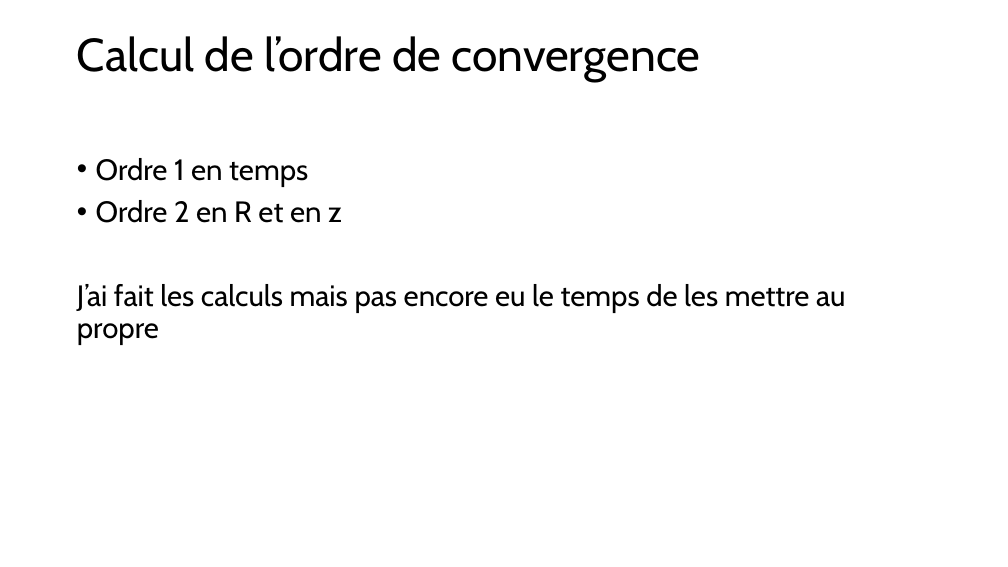
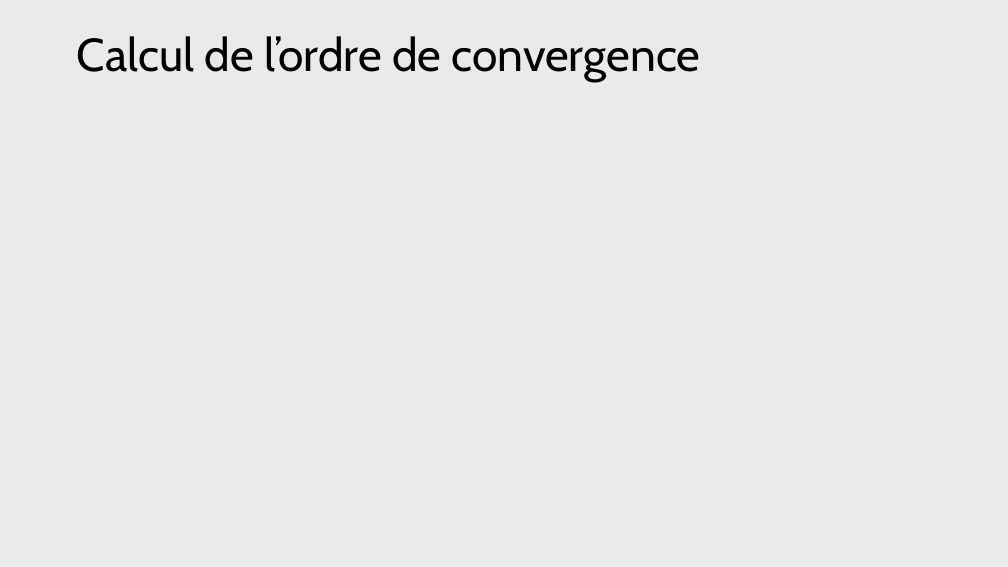
Before and after one commit to antoine-pt/MEC8211, a slide deck: slide 6 of projet_final/projet_final/MEC8211-Projet-final-Presentation.pptx (slide 5 before the commit). Drawn at 1008x567 pixels with LibreOffice and Linux fonts; fonts in the diff are those of the drawing; grey boxes stand for pictures. Boxes give left, top, right and bottom in pixels: in the first picture for what was removed or moved away, otherwise in the second. Text is boxed around its words. In the diff, an @@ line names an element or a change of style, - is before the commit and + after.

```diff
--- a/projet_final/projet_final/MEC8211-Projet-final-Presentation.pptx
+++ b/projet_final/projet_final/MEC8211-Projet-final-Presentation.pptx
@@ background #FFFFFF to #EBE9E9 @@
@@ text removed at <box>77,158,846,345</box> @@
-• Ordre 1 en temps
-• Ordre 2 en R et en z
-J’ai fait les calculs mais pas encore eu le temps de les mettre au propre
```
Also in this commit, not shown: 3 other slides changed, 4 slides added, 1 slide removed, 1 other file.
